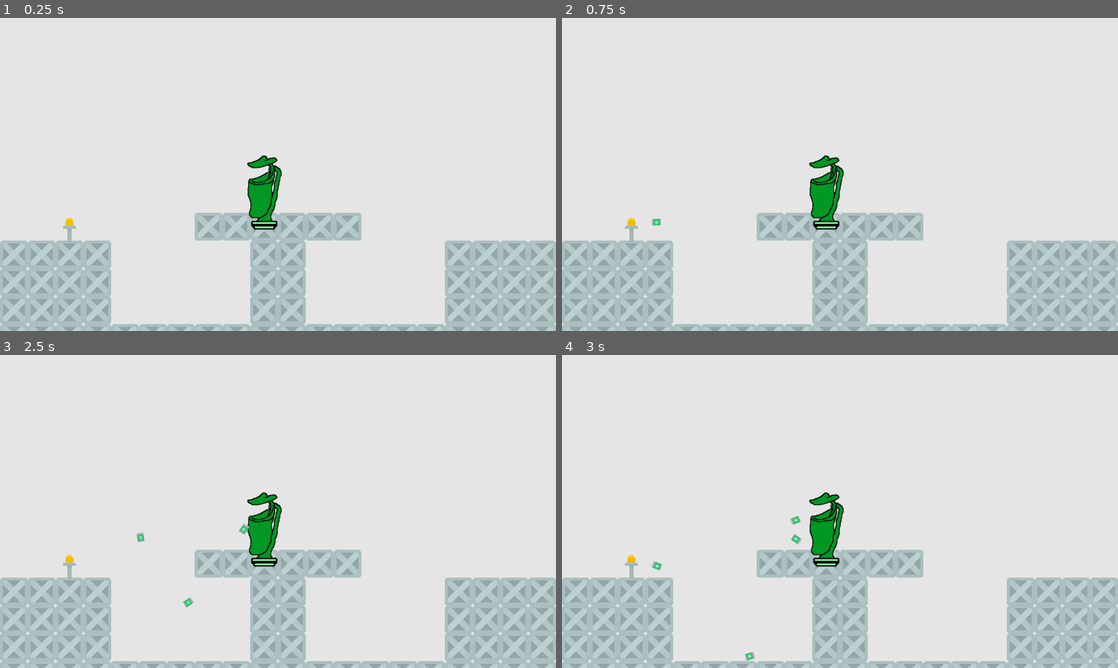
Above: before the commit, frames 1-4 (two rows, left to right).
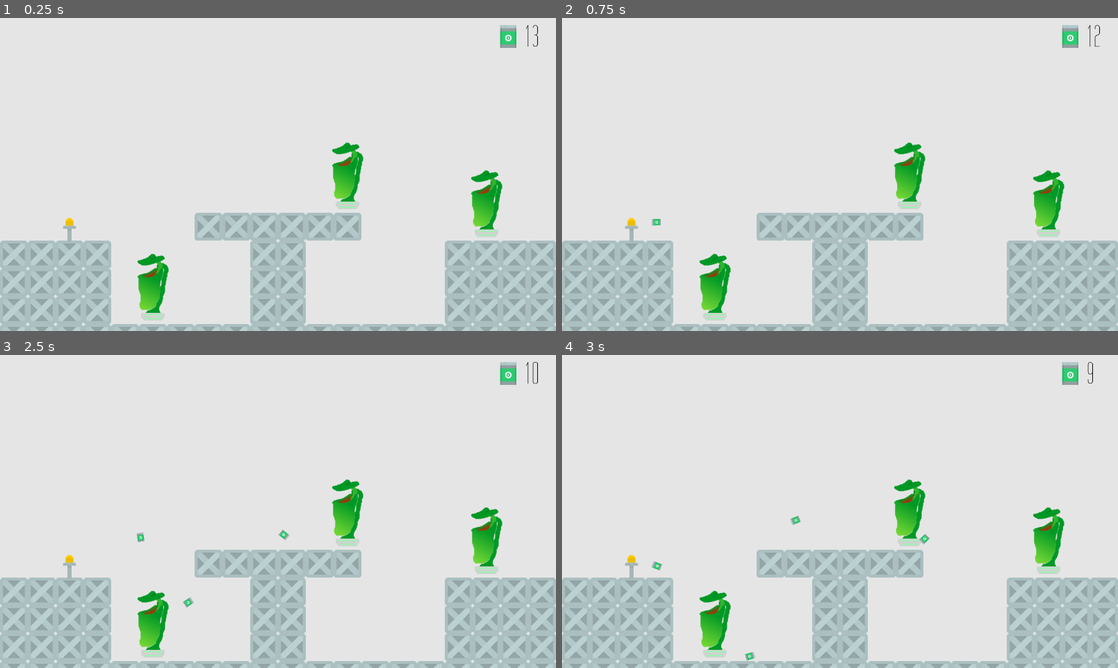
Above: after the commit, the same moments.

Repository: greenje262/breakfast-for-an-astrobotanist
Game: Godot game, scene res://Scenes/Level.tscn
Two runs of this game, one before a commit and one after it. Both use one fixed random seed, a clock stepped at 60 frames per second and the inputs below.
Inputs (mouse positions are in pixels of both pictures, inside the frame that each line leads up to):
- Up to frame 1 (0.25 s): no input
- Up to frame 2 (0.75 s): tap Enter at 0.5 s; move the mouse to (962, 158) at 0.52 s; click (962, 158) at 0.6 s
- Up to frame 3 (2.5 s): move the mouse to (166, 527) at 1.27 s; click (166, 527) at 1.35 s; move the mouse to (333, 442) at 2.02 s; click (333, 442) at 2.1 s
- Up to frame 4 (3 s): move the mouse to (812, 574) at 2.77 s; click (812, 574) at 2.85 s

The runs differ from the first frame. In frame 1, 3.7% of the frame differs, in the area x 24-97%, y 2-97%; in frame 2, 3.7%; in frame 3, 3.8%; in frame 4, 3.8%.

Commit message:
Finished plant scene, added particles to plant fed get, built title screen

Diff:
--- /dev/null
+++ b/breakfast-for-an-astrobotanist/Scenes/FedSmoke.tscn
@@ -0,0 +1,30 @@
+[gd_scene load_steps=5 format=2]
+
+[ext_resource path="res://Sprites/smoke.png" type="Texture" id=1]
+
+[sub_resource type="Gradient" id=2]
+colors = PoolColorArray( 0, 1, 0, 1, 1, 1, 1, 0 )
+
+[sub_resource type="GradientTexture" id=3]
+gradient = SubResource( 2 )
+
+[sub_resource type="ParticlesMaterial" id=1]
+lifetime_randomness = 0.25
+emission_shape = 2
+emission_box_extents = Vector3( 5, 1, 1 )
+flag_disable_z = true
+spread = 90.0
+gravity = Vector3( 0, -500, 0 )
+initial_velocity = 10.0
+orbit_velocity = 0.0
+orbit_velocity_random = 0.0
+scale_random = 0.5
+color_ramp = SubResource( 3 )
+
+[node name="FedSmoke" type="Particles2D"]
+emitting = false
+amount = 150
+lifetime = 0.5
+one_shot = true
+process_material = SubResource( 1 )
+texture = ExtResource( 1 )
--- a/breakfast-for-an-astrobotanist/Scenes/Food.tscn
+++ b/breakfast-for-an-astrobotanist/Scenes/Food.tscn
@@ -1,6 +1,6 @@
 [gd_scene load_steps=3 format=2]
 
-[ext_resource path="res://kenney_platformerpack_industrial/PNG/Default size/platformIndustrial_104.png" type="Texture" id=1]
+[ext_resource path="res://Sprites/food.png" type="Texture" id=1]
 
 [sub_resource type="RectangleShape2D" id=1]
 extents = Vector2( 23.4377, 33.9223 )
--- a/breakfast-for-an-astrobotanist/Scenes/Level.tscn
+++ b/breakfast-for-an-astrobotanist/Scenes/Level.tscn
@@ -1,9 +1,17 @@
-[gd_scene load_steps=5 format=2]
+[gd_scene load_steps=8 format=2]
 
 [ext_resource path="res://Resources/tiles.tres" type="TileSet" id=1]
 [ext_resource path="res://Scenes/Player.tscn" type="PackedScene" id=2]
 [ext_resource path="res://Scenes/Plant.tscn" type="PackedScene" id=3]
 [ext_resource path="res://Scripts/Level.gd" type="Script" id=4]
+[ext_resource path="res://Fonts/Tall Film.ttf" type="DynamicFontData" id=5]
+[ext_resource path="res://Sprites/food.png" type="Texture" id=6]
+
+[sub_resource type="DynamicFont" id=1]
+size = 72
+use_filter = true
+extra_spacing_char = 5
+font_data = ExtResource( 5 )
 
 [node name="Level" type="Node2D"]
 script = ExtResource( 4 )
@@ -18,4 +26,42 @@
 position = Vector2( 160, 480 )
 
 [node name="Plant" parent="." instance=ExtResource( 3 )]
-position = Vector2( 608, 408 )
+position = Vector2( 800, 368 )
+
+[node name="Plant2" parent="." instance=ExtResource( 3 )]
+position = Vector2( 352, 624 )
+
+[node name="Plant3" parent="." instance=ExtResource( 3 )]
+position = Vector2( 1120, 432 )
+
+[node name="FoodCounter" type="Control" parent="."]
+margin_right = 40.0
+margin_bottom = 40.0
+__meta__ = {
+"_edit_use_anchors_": false
+}
+
+[node name="Label" type="Label" parent="FoodCounter"]
+anchor_right = 1.0
+anchor_bottom = 1.0
+margin_left = 1208.0
+margin_top = 8.0
+margin_right = 1208.0
+margin_bottom = 41.0
+custom_fonts/font = SubResource( 1 )
+custom_colors/font_color = Color( 0, 0, 0, 1 )
+text = "10"
+__meta__ = {
+"_edit_use_anchors_": false
+}
+
+[node name="TextureRect" type="TextureRect" parent="FoodCounter"]
+margin_left = 1144.0
+margin_top = 16.0
+margin_right = 1214.0
+margin_bottom = 86.0
+rect_scale = Vector2( 0.75, 0.75 )
+texture = ExtResource( 6 )
+__meta__ = {
+"_edit_use_anchors_": false
+}
--- a/breakfast-for-an-astrobotanist/Scenes/Plant.tscn
+++ b/breakfast-for-an-astrobotanist/Scenes/Plant.tscn
@@ -1,50 +1,61 @@
-[gd_scene load_steps=7 format=2]
+[gd_scene load_steps=9 format=2]
 
-[ext_resource path="res://Sprites/plant.png" type="Texture" id=1]
+[ext_resource path="res://Sprites/unfedback.PNG" type="Texture" id=1]
 [ext_resource path="res://Scripts/Plant.gd" type="Script" id=2]
+[ext_resource path="res://Sprites/unfedfront.PNG" type="Texture" id=3]
+[ext_resource path="res://Scenes/FedSmoke.tscn" type="PackedScene" id=4]
 
-[sub_resource type="SegmentShape2D" id=1]
-a = Vector2( 1.04576, -64.4511 )
-b = Vector2( 4.93483, 27.1192 )
+[sub_resource type="CircleShape2D" id=1]
+radius = 19.1932
 
 [sub_resource type="SegmentShape2D" id=2]
-a = Vector2( 0.770782, -0.582573 )
-b = Vector2( -20.4904, 8.70934 )
+a = Vector2( 32.4627, -54.3324 )
+b = Vector2( 46.4785, 27.7603 )
 
 [sub_resource type="SegmentShape2D" id=3]
-b = Vector2( 22.2679, 10.9137 )
+a = Vector2( -27.9388, -44.9885 )
+b = Vector2( -40.1273, 51.0159 )
 
-[sub_resource type="CircleShape2D" id=4]
-radius = 19.1932
+[sub_resource type="SegmentShape2D" id=4]
+a = Vector2( -83.0009, 10.0736 )
+b = Vector2( -116.372, 15.7467 )
 
 [node name="Plant" type="Node2D"]
+scale = Vector2( 0.9, 0.9 )
 script = ExtResource( 2 )
 
-[node name="Sprite" type="Sprite" parent="."]
+[node name="PlantSprite" type="Node2D" parent="."]
+
+[node name="Front" type="Sprite" parent="PlantSprite"]
 position = Vector2( 0.353546, -1.41422 )
+z_index = 1
+texture = ExtResource( 3 )
+
+[node name="Back" type="Sprite" parent="PlantSprite"]
+z_index = -1
 texture = ExtResource( 1 )
-
-[node name="StaticBody2D" type="StaticBody2D" parent="."]
-
-[node name="CollisionShape2D" type="CollisionShape2D" parent="StaticBody2D"]
-position = Vector2( -34.9778, 27.1086 )
-shape = SubResource( 1 )
-
-[node name="CollisionShape2D2" type="CollisionShape2D" parent="StaticBody2D"]
-position = Vector2( 19.5989, 14.9991 )
-shape = SubResource( 1 )
-
-[node name="CollisionShape2D3" type="CollisionShape2D" parent="StaticBody2D"]
-position = Vector2( 20.3947, 34.9623 )
-shape = SubResource( 2 )
-
-[node name="CollisionShape2D4" type="CollisionShape2D" parent="StaticBody2D"]
-position = Vector2( -21.2612, 33.2304 )
-shape = SubResource( 3 )
 
 [node name="FoodTrigger" type="Area2D" parent="."]
 position = Vector2( 0.264862, -4.23785 )
 
 [node name="CollisionShape2D" type="CollisionShape2D" parent="FoodTrigger"]
-position = Vector2( -9.78857, 25.8004 )
+position = Vector2( -7.78633, 26.4678 )
+shape = SubResource( 1 )
+
+[node name="Pitcher" type="StaticBody2D" parent="."]
+
+[node name="CollisionShape2D" type="CollisionShape2D" parent="Pitcher"]
+position = Vector2( -71.0802, 22.6923 )
+shape = SubResource( 2 )
+
+[node name="CollisionShape2D2" type="CollisionShape2D" parent="Pitcher"]
+position = Vector2( 51.7251, -8.67645 )
+shape = SubResource( 3 )
+
+[node name="CollisionShape2D3" type="CollisionShape2D" parent="Pitcher"]
+position = Vector2( 89.768, 34.7058 )
 shape = SubResource( 4 )
+
+[node name="FedSmoke" parent="." instance=ExtResource( 4 )]
+position = Vector2( -9.23277, -13.8676 )
+[connection signal="body_entered" from="FoodTrigger" to="." method="_on_FoodTrigger_body_entered"]
--- /dev/null
+++ b/breakfast-for-an-astrobotanist/Scenes/TitleScene.tscn
@@ -0,0 +1,108 @@
+[gd_scene load_steps=11 format=2]
+
+[ext_resource path="res://Fonts/Tall Film.ttf" type="DynamicFontData" id=1]
+[ext_resource path="res://Resources/tiles.tres" type="TileSet" id=2]
+[ext_resource path="res://Scripts/TitleScene.gd" type="Script" id=3]
+
+[sub_resource type="DynamicFont" id=1]
+size = 128
+extra_spacing_char = 36
+font_data = ExtResource( 1 )
+
+[sub_resource type="StyleBoxEmpty" id=4]
+
+[sub_resource type="StyleBoxEmpty" id=5]
+
+[sub_resource type="StyleBoxEmpty" id=6]
+
+[sub_resource type="StyleBoxEmpty" id=7]
+
+[sub_resource type="StyleBoxEmpty" id=3]
+
+[sub_resource type="DynamicFont" id=2]
+size = 50
+extra_spacing_char = 16
+font_data = ExtResource( 1 )
+
+[node name="TitleScene" type="Node2D"]
+script = ExtResource( 3 )
+
+[node name="TileMap" type="TileMap" parent="."]
+tile_set = ExtResource( 2 )
+format = 1
+tile_data = PoolIntArray( 655360, 0, 0, 655361, 0, 0, 655362, 0, 0, 655363, 0, 0, 655364, 0, 0, 655365, 0, 0, 655366, 0, 0, 655367, 0, 0, 655368, 0, 0, 655369, 0, 0, 655370, 0, 0, 655371, 0, 0, 655372, 0, 0, 655373, 0, 0, 655374, 0, 0, 655375, 0, 0, 655376, 0, 0, 655377, 0, 0, 655378, 0, 0, 655379, 0, 0, 720896, 0, 0, 720897, 0, 0, 720898, 0, 0, 720899, 0, 0, 720900, 0, 0, 720901, 0, 0, 720902, 0, 0, 720903, 0, 0, 720904, 0, 0, 720905, 0, 0, 720906, 0, 0, 720907, 0, 0, 720908, 0, 0, 720909, 0, 0, 720910, 0, 0, 720911, 0, 0, 720912, 0, 0, 720913, 0, 0, 720914, 0, 0, 720915, 0, 0 )
+
+[node name="Position2D" type="Position2D" parent="."]
+position = Vector2( 1120, -64 )
+
+[node name="Label" type="Label" parent="."]
+margin_left = 160.0
+margin_top = 128.0
+margin_right = 1120.0
+margin_bottom = 257.0
+custom_fonts/font = SubResource( 1 )
+custom_colors/font_color = Color( 0, 0, 0, 1 )
+text = "BREAKFAST FOR"
+align = 1
+valign = 1
+__meta__ = {
+"_edit_use_anchors_": false
+}
+
+[node name="Label2" type="Label" parent="."]
+margin_left = 160.0
+margin_top = 320.0
+margin_right = 1120.0
+margin_bottom = 449.0
+custom_fonts/font = SubResource( 1 )
+custom_colors/font_color = Color( 0, 0, 0, 1 )
+text = "AN ASTROBOTANIST"
+align = 1
+valign = 1
+__meta__ = {
+"_edit_use_anchors_": false
+}
+
+[node name="DropTimer" type="Timer" parent="."]
+wait_time = 5.0
+autostart = true
+
+[node name="Play" type="Button" parent="."]
+margin_left = 448.0
+margin_top = 544.0
+margin_right = 576.0
+margin_bottom = 608.0
+custom_styles/hover = SubResource( 4 )
+custom_styles/pressed = SubResource( 5 )
+custom_styles/focus = SubResource( 6 )
+custom_styles/disabled = SubResource( 7 )
+custom_styles/normal = SubResource( 3 )
+custom_fonts/font = SubResource( 2 )
+custom_colors/font_color = Color( 0, 0, 0, 1 )
+custom_colors/font_color_hover = Color( 0.0823529, 0.854902, 0.0941176, 1 )
+custom_colors/font_color_pressed = Color( 0.160784, 0.560784, 0, 1 )
+text = "PLAY"
+__meta__ = {
+"_edit_use_anchors_": false
+}
+
+[node name="Quit" type="Button" parent="."]
+margin_left = 704.0
+margin_top = 544.0
+margin_right = 832.0
+margin_bottom = 608.0
+custom_styles/hover = SubResource( 4 )
+custom_styles/pressed = SubResource( 5 )
+custom_styles/focus = SubResource( 6 )
+custom_styles/disabled = SubResource( 7 )
+custom_styles/normal = SubResource( 3 )
+custom_fonts/font = SubResource( 2 )
+custom_colors/font_color = Color( 0, 0, 0, 1 )
+custom_colors/font_color_hover = Color( 0.854902, 0.0823529, 0.0823529, 1 )
+custom_colors/font_color_pressed = Color( 0.560784, 0, 0, 1 )
+text = "QUIT"
+__meta__ = {
+"_edit_use_anchors_": false
+}
+[connection signal="timeout" from="DropTimer" to="." method="_on_DropTimer_timeout"]
+[connection signal="pressed" from="Quit" to="." method="_on_Quit_pressed"]
--- a/breakfast-for-an-astrobotanist/Scripts/Level.gd
+++ b/breakfast-for-an-astrobotanist/Scripts/Level.gd
@@ -3,7 +3,10 @@
 const GRAVITY = 500
 const FOOD = preload("res://Scenes/Food.tscn")
 
-onready var food_count = 10
+onready var food_count = 13
+
+func _ready():
+	$FoodCounter/Label.text = str(food_count)
 
 func _physics_process(delta):
 	if Input.is_action_just_pressed("throw") and food_count > 0:
@@ -24,3 +27,4 @@
 	food.apply_impulse(Vector2(), (get_global_mouse_position() - $Player.position).normalized() * throw_vel)
 
 	food_count = food_count - 1
+	$FoodCounter/Label.text = str(food_count)
--- a/breakfast-for-an-astrobotanist/Scripts/Plant.gd
+++ b/breakfast-for-an-astrobotanist/Scripts/Plant.gd
@@ -1,3 +1,15 @@
 extends Node2D
 
 # Set trigger to deactivate plant, tied to plant counter?
+onready var sprite_back = $PlantSprite/Back
+onready var sprite_front = $PlantSprite/Front
+
+func _ready():
+	add_to_group("plants")
+
+func _on_FoodTrigger_body_entered(body):
+	$FedSmoke.emitting = true
+	yield(get_tree().create_timer(0.75), "timeout")
+	sprite_back.texture = load("res://Sprites/fedback.PNG")
+	sprite_front.texture = load("res://Sprites/fedfront.PNG")
+	$FoodTrigger.queue_free()
--- /dev/null
+++ b/breakfast-for-an-astrobotanist/Scripts/TitleScene.gd
@@ -0,0 +1,14 @@
+extends Node2D
+
+const FOOD = preload("res://Scenes/Food.tscn")
+
+func food_drop():
+	var food = FOOD.instance()
+	add_child(food)
+	food.position = $Position2D.position
+
+func _on_DropTimer_timeout():
+	food_drop()
+
+func _on_Quit_pressed():
+	get_tree().quit()
Binary file added: breakfast-for-an-astrobotanist/Fonts/Tall Film Fine.ttf
Binary file added: breakfast-for-an-astrobotanist/Fonts/Tall Film Oblique.ttf
Binary file added: breakfast-for-an-astrobotanist/Fonts/Tall Film.ttf
Binary file added: breakfast-for-an-astrobotanist/Fonts/Tall Films Expanded Oblique.ttf
Binary file added: breakfast-for-an-astrobotanist/Fonts/Tall Films Expanded.ttf
Binary file added: breakfast-for-an-astrobotanist/Fonts/Tall Films Fine Oblique.ttf
Not shown, added: breakfast-for-an-astrobotanist/Fonts/TallFilm_license.txt
Binary file added: breakfast-for-an-astrobotanist/Sprites/fedback.PNG
Not shown, added: breakfast-for-an-astrobotanist/Sprites/fedback.PNG.import
Binary file added: breakfast-for-an-astrobotanist/Sprites/fedfront.PNG
Not shown, added: breakfast-for-an-astrobotanist/Sprites/fedfront.PNG.import
Renamed: breakfast-for-an-astrobotanist/kenney_platformerpack_industrial/PNG/Default size/platformIndustrial_104.png -> breakfast-for-an-astrobotanist/Sprites/food.png
(and 22 more such lines)
